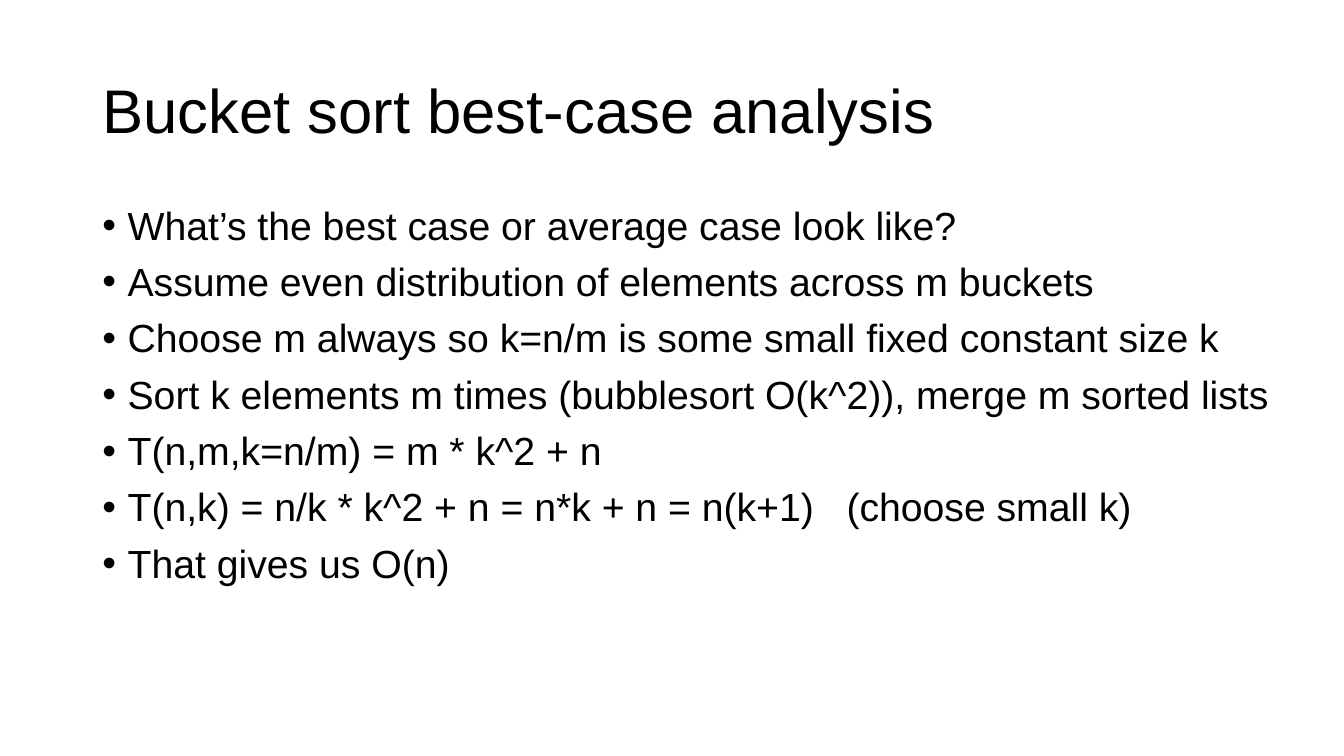
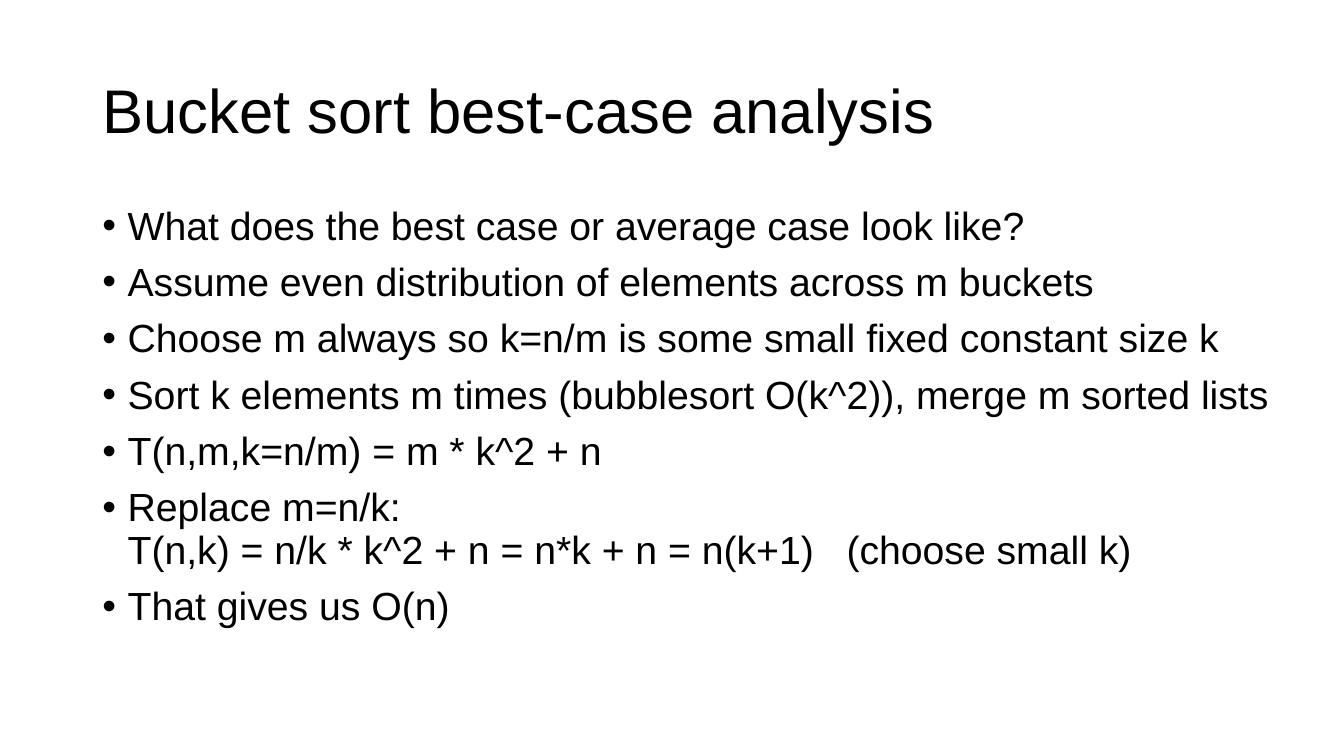
Before and after one commit to parrt/msds689, a slide deck: slide 17 of notes/sorting.pptx. Drawn at 1344x756 pixels with LibreOffice and Linux fonts; fonts in the diff are those of the drawing; background and template pictures are left out. Boxes give left, top, right and bottom in pixels: in the first picture for what was removed or moved away, otherwise in the second. Text is boxed around its words. In the diff, an @@ line names an element or a change of style, - is before the commit and + after.

```diff
--- a/notes/sorting.pptx
+++ b/notes/sorting.pptx
@@ text at bbox=[128, 211, 1025, 248]: text changed @@
-• What’s the best case or average case look like?
+• What does the best case or average case look like?
@@ text at bbox=[128, 492, 1132, 572]: text changed @@
-• T(n,k) = n/k * k^2 + n = n*k + n = n(k+1) (choose small k)
+• Replace m=n/k:
+  T(n,k) = n/k * k^2 + n = n*k + n = n(k+1) (choose small k)
```
Also in this commit, not shown: 8 other slides changed, 3 other files.
